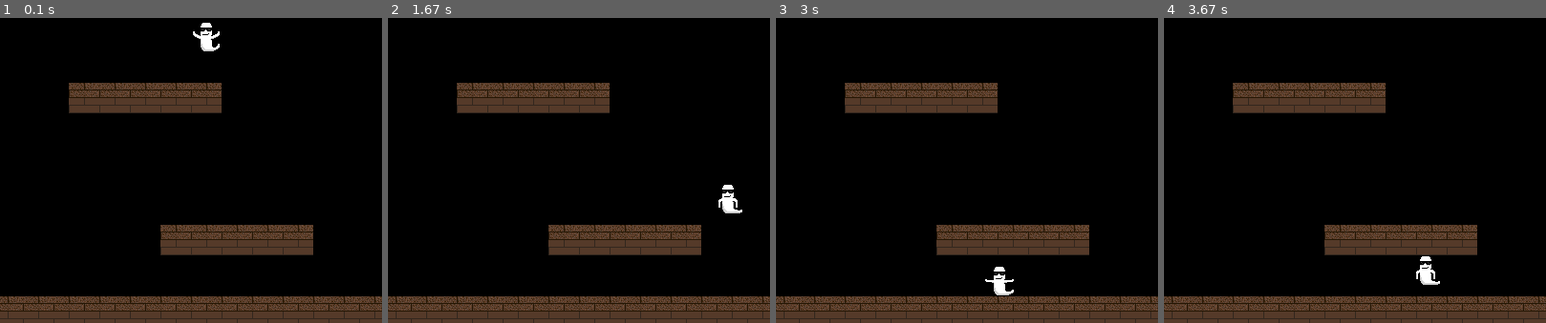
Above: before the commit, frames 1-4 (left to right).
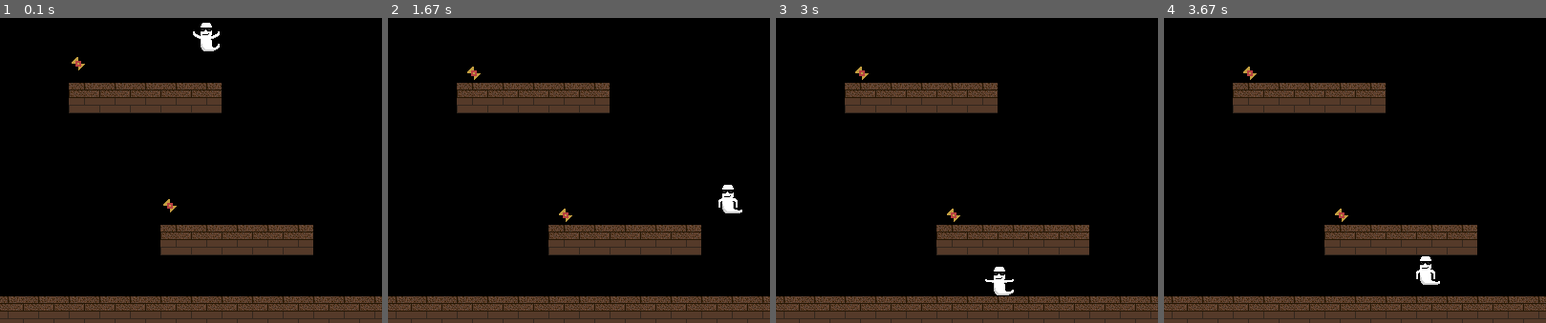
Above: after the commit, the same moments.

Repository: Cjreynol-zz/pygame-boilerplate
Game: pygame game, started from main.py
Two runs of this game, one before a commit and one after it. Both use one fixed random seed, a clock stepped at 60 frames per second and the inputs below.
Inputs:
- Up to frame 1 (0.1 s): no input
- Up to frame 2 (1.67 s): hold Right 0.33-0.8 s; hold Up 0.83-1.13 s; hold Right 1.17-1.63 s
- Up to frame 3 (3 s): hold Left 1.67-2.2 s; hold Down 2.23-2.53 s; hold Left 2.57-2.97 s
- Up to frame 4 (3.67 s): hold Up 3-3.37 s; hold Right from 3.4 s (still down)
The pictures show only the part of the screen within x 25-75%, y 49-99%; the shares and areas given below are measured in that part.

The runs differ from the first frame. In frame 1, 0.1% of the frame differs, in the area x 18-47%, y 12-64%; in frame 2, 0.1%; in frame 3, 0.1%; in frame 4, 0.1%.

Commit message:
Add logic for simple handling of collectables

Diff:
--- a/boilerplate/game_state_abc.py
+++ b/boilerplate/game_state_abc.py
@@ -15,9 +15,14 @@
         pass
 
     @abstractmethod
-    def get_collide_groups(self):
+    def get_static_groups(self):
+        pass
+
+    @abstractmethod
+    def get_collectable_groups(self):
         pass
 
     def update(self):
         for group in self.get_all_groups():
-            group.update(self.get_collide_groups())
+            group.update(self.get_static_groups(),
+                            self.get_collectable_groups())
--- a/boilerplate/movable_sprite.py
+++ b/boilerplate/movable_sprite.py
@@ -28,9 +28,10 @@
     def position(self, value):
         self.rect.topleft = Vector2(value)
 
-    def update(self, collide_groups):
+    def update(self, static_groups, collectable_groups):
         """
-        Update the sprite for a single frame of movement
+        Update the sprite for a single frame of movement, then detect and
+        handle different collision types.
         """
         super().update()
 
@@ -40,8 +41,12 @@
         self.position += delta_d
         self.velocity += delta_v
 
-        collisions = self._detect_collisions(collide_groups)
-        self._handle_collisions(collisions)
+        static_collisions = self._detect_collisions(static_groups)
+        self._handle_collisions(static_collisions)
+
+        collectable_collisions = self._detect_collisions(collectable_groups,
+                                                            True)
+        return collectable_collisions
 
     def _handle_collisions(self, collisions):
         """
@@ -60,15 +65,15 @@
                 elif collision.rect.collidepoint(self.rect.midleft):
                     self.rect.left = collision.rect.right
 
-    def _detect_collisions(self, collide_groups):
+    def _detect_collisions(self, groups, kill = False):
         """
         Determine if this Sprite intersects any of the Sprites in any of the
         collision groups.
 
         ** NOTE **
         Very simple, fails to act as expected if the velocity moves this
-        Sprite through the colliding sprite
+        Sprite all the way through the colliding sprite
         """
-        collision_lists = [spritecollide(self, group, False)
-                            for group in collide_groups]
+        collision_lists = [spritecollide(self, group, kill)
+                            for group in groups]
         return list(chain.from_iterable(collision_lists))   # flatten
--- a/example/game_state.py
+++ b/example/game_state.py
@@ -1,15 +1,16 @@
-from os                         import path
+from os                             import path
 
-from pygame.locals              import (QUIT, K_DOWN, K_ESCAPE, K_LEFT,
-                                            K_UP, K_RIGHT, KEYDOWN, KEYUP)
-from pygame.sprite              import RenderUpdates
+from pygame.locals                  import (QUIT, K_DOWN, K_ESCAPE, K_LEFT,
+                                                K_UP, K_RIGHT, KEYDOWN, KEYUP)
+from pygame.sprite                  import RenderUpdates
 
-from boilerplate.image_loading  import load_image
-from boilerplate.game           import Game
-from boilerplate.game_state_abc import GameStateABC
-from boilerplate.platform       import Platform
+from boilerplate.animated_sprite    import AnimatedSprite
+from boilerplate.image_loading      import load_image
+from boilerplate.game               import Game
+from boilerplate.game_state_abc     import GameStateABC
+from boilerplate.platform           import Platform
 
-from example.ghost              import Ghost
+from example.ghost                  import Ghost
 
 
 class GameState(GameStateABC):
@@ -17,6 +18,7 @@
     """
 
     WALL_PATH = path.join("example", "assets", "wood_panel_tile.png")
+    PICKUP_PATH = path.join("example", "assets", "pickup_sheet.png")
 
     def __init__(self):
         super().__init__()
@@ -26,6 +28,9 @@
 
         walls = self._create_walls()
         self.wall_group = RenderUpdates(*walls)
+
+        pickups = self._create_pickups()
+        self.pickup_group = RenderUpdates(*pickups)
 
     def _create_walls(self):
         wall_tile = load_image(self.WALL_PATH)
@@ -41,7 +46,7 @@
                             (Game.SCREEN_SIZE[0] - Game.SQUARE_SIZE[0], 0))
 
         platform_size = (5, 1)
-        platform = Platform(wall_tile, platform_size,
+        platform1 = Platform(wall_tile, platform_size,
                                 (Game.SCREEN_SIZE[0] // 2
                                     - Game.SQUARE_SIZE[0],
                                 Game.SCREEN_SIZE[1] * 5 / 6))
@@ -50,13 +55,30 @@
                                     - Game.SQUARE_SIZE[0] * 4,
                                 Game.SCREEN_SIZE[1] * 3 / 5))
 
-        return [bottom, left, right, platform, platform2]
+        return [bottom, left, right, platform1, platform2]
+
+    def _create_pickups(self):
+        pickup_sheet = load_image(self.PICKUP_PATH)
+        pickup1 = AnimatedSprite(pickup_sheet, (2, 1), 15, True)
+        pickup1.rect.topleft = (Game.SCREEN_SIZE[0] // 2
+                                    - Game.SQUARE_SIZE[0],
+                                Game.SCREEN_SIZE[1] * 5 / 6
+                                    - Game.SQUARE_SIZE[1])
+        pickup2 = AnimatedSprite(pickup_sheet, (2, 1), 15, True)
+        pickup2.rect.topleft = (Game.SCREEN_SIZE[0] // 2
+                                    - Game.SQUARE_SIZE[0] * 4,
+                                Game.SCREEN_SIZE[1] * 3 / 5
+                                    - Game.SQUARE_SIZE[1])
+        return [pickup1, pickup2]
 
     def get_all_groups(self):
-        return [self.ghost_group, self.wall_group]
+        return [self.ghost_group, self.wall_group, self.pickup_group]
 
-    def get_collide_groups(self):
+    def get_static_groups(self):
         return [self.wall_group]
+
+    def get_collectable_groups(self):
+        return [self.pickup_group]
 
     def handle_events(self, event_list):
         for event in event_list:
Not shown, changed: README.md
Binary file added: example/assets/pickup_sheet.png
